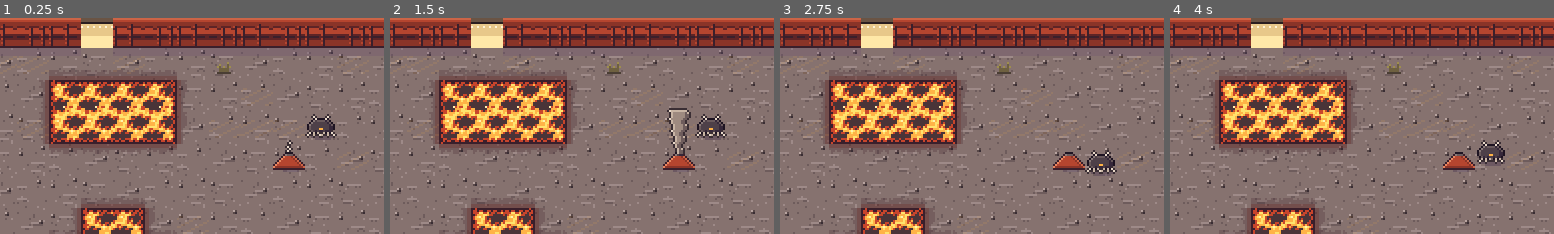
Above: before the commit, frames 1-4 (left to right).
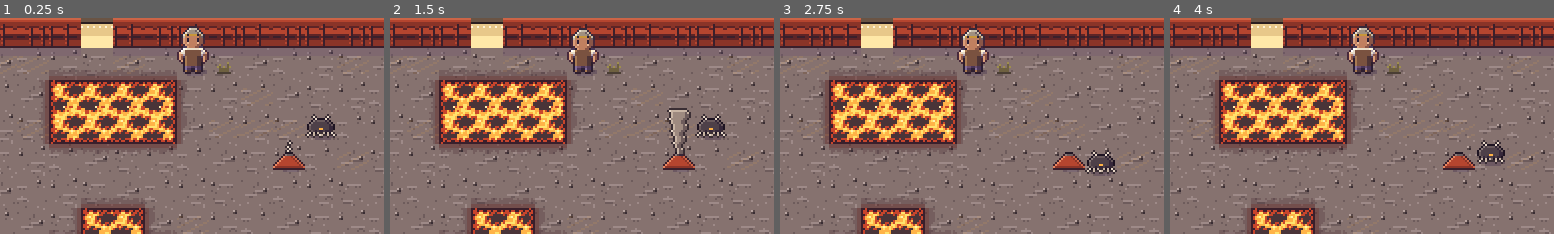
Above: after the commit, the same moments.

Repository: ashciraulo/Leviathan
Game: Godot game, scene res://rooms/room_10_-2.tscn
The game is run twice, just before and just after one commit, with the same random seed, the same clock (stepped at 60 frames per second) and the same inputs. This scene is started directly instead of the project's main scene.
Inputs (mouse positions are % of the whole screen's width and height, from its top left):
- Up to frame 1 (0.25 s): no input
- Up to frame 2 (1.5 s): tap Enter (ui_accept) at 0.5, 0.77, 1.07 s; move the mouse to (72, 45) at 0.52 s; hold D (move_right) 0.53-1.25 s; hold J (attack) 0.53-1.25 s; click (72, 45) at 0.67 s; drag from (30, 55) to (48, 33) at 1.27 s
- Up to frame 3 (2.75 s): move the mouse to (60, 28) at 2.02 s; hold D (move_right) from 2.03 s (still down); hold K (interact) from 2.03 s (still down)
- Up to frame 4 (4 s): release D (move_right) at 2.75 s; release K (interact) at 2.75 s; drag from (45, 70) to (77, 62) at 2.77 s; move the mouse to (80, 65) at 3.52 s; hold A (move_left) from 3.53 s (still down); hold I (item_2) from 3.53 s (still down); tap Enter (ui_accept) at 3.77 s
The pictures show only the part of the screen within x 35-85%, y 30-80%; the shares and areas given below are measured in that part.

The runs differ from the first frame. In frame 1, 1.4% of the frame differs, in the area x 46-55%, y 3-27%; in frame 2, 1.3%; in frame 3, 1.3%; in frame 4, 1.4%.

Commit message:
Agna Holt, the last bell-founder, outside the Kiln
- Grey bun, founder's goggles, leather apron; portrait to match.
- Stands at the Kiln's Mouth: tells Wren the Kiln cast all seven bells,
  then that the Choir means to melt the Ember Bell; after the bell she
  relights her forge and gives Wren the Brinesteel sword, once.

Co-Authored-By: Claude Opus 5.5 <noreply@anthropic.com>
Claude-Session: https://claude.ai/code/session_01UYEn5W5LpGkpUT361h8ASu

Diff:
--- a/locale/strings.csv
+++ b/locale/strings.csv
@@ -425,3 +425,15 @@
 NETTLE_BELL_2,Yes! I knew you saw.
 NETTLE_WAYSHELL_1,"Hessa gave you the old keepers' shell? Then you're a proper keeper now."
 NETTLE_WAYSHELL_2,"When you're old, I'll take over. That's the plan."
+NAME_AGNA,Agna Holt
+AGNA_1,"A keeper's cap. Haven't seen one of those up the pass in years."
+AGNA_2,"This is the Kiln. All seven bells were cast in there, from bronze and the Old One's shed scale."
+AGNA_3,"The Choir came singing up the pass and took it. I'm the last founder, and I'm not leaving."
+AGNA_AGAIN,"I'm not leaving, keeper. Someone has to remember how it's done."
+AGNA_KILN_1,"You've been inside. Then you've felt it. They've stoked it white-hot."
+AGNA_KILN_2,"They mean to melt the Ember Bell into something that wakes. Get it out of the crucible."
+AGNA_AFTER_1,You pulled the Ember Bell out of my crucible. Not one founder before me managed that.
+AGNA_AFTER_2,"My forge is lit again. Here. Brinesteel, from the same metal as the bells."
+NARRATE_GOT_BRINESTEEL,Wren got the Brinesteel sword.
+AGNA_AFTER_3,"It'll ring when it strikes true. Mind you listen for it."
+AGNA_SMITH,"The forge stays lit now. Come back if that blade ever dulls."
--- a/rooms/room_10_-2.tscn
+++ b/rooms/room_10_-2.tscn
@@ -13,7 +13,7 @@
 ########################
 ########################
 ###########D############
-.......................#
+..............6........#
 ..........~~~~.........#
 ..~~......~~~~....e....#
 #~~...y..........y.....#
--- a/scripts/art/art.gd
+++ b/scripts/art/art.gd
@@ -40,6 +40,7 @@
 const VILLAGER_CORRIN := preload("res://assets/sprites/villager_corrin.png")
 const VILLAGER_PELL := preload("res://assets/sprites/villager_pell.png")
 const VILLAGER_NETTLE := preload("res://assets/sprites/villager_nettle.png")
+const VILLAGER_AGNA := preload("res://assets/sprites/villager_agna.png")
 const VILLAGER_MARGA := preload("res://assets/sprites/villager_marga.png")
 const VILLAGER_DUNSTAN := preload("res://assets/sprites/villager_dunstan.png")
 const MANTLE := preload("res://assets/sprites/mantle.png")
@@ -50,6 +51,7 @@
 const PORTRAIT_CORRIN := preload("res://assets/portraits/corrin.png")
 const PORTRAIT_PELL := preload("res://assets/portraits/pell.png")
 const PORTRAIT_NETTLE := preload("res://assets/portraits/nettle.png")
+const PORTRAIT_AGNA := preload("res://assets/portraits/agna.png")
 const PORTRAIT_MARGA := preload("res://assets/portraits/marga.png")
 const PORTRAIT_DUNSTAN := preload("res://assets/portraits/dunstan.png")
 
--- a/scripts/dialogue/conversations.gd
+++ b/scripts/dialogue/conversations.gd
@@ -24,6 +24,7 @@
 	"corrin": ["NAME_CORRIN", Art.PORTRAIT_CORRIN],
 	"pell": ["NAME_PELL", Art.PORTRAIT_PELL],
 	"nettle": ["NAME_NETTLE", Art.PORTRAIT_NETTLE],
+	"agna": ["NAME_AGNA", Art.PORTRAIT_AGNA],
 	"marga": ["NAME_MARGA", Art.PORTRAIT_MARGA],
 	"dunstan": ["NAME_DUNSTAN", Art.PORTRAIT_DUNSTAN],
 }
@@ -62,6 +63,15 @@
 		{"if": ["nettle_learned"], "lines": ["NETTLE_AGAIN"]},
 		{"if": ["met_hessa"], "set": ["nettle_learned"], "lines": ["NETTLE_LEARN_1", "NETTLE_LEARN_2", ["", "NARRATE_WREN_LONG_GLOW"], "NETTLE_LEARN_3"]},
 		{"lines": ["NETTLE_1", "NETTLE_2"]},
+	],
+	# Agna Holt, the last founder, outside the Kiln. After the Ember Bell she
+	# lights her forge again and gives Wren a Brinesteel sword.
+	"agna": [
+		{"if": ["agna_gave_sword"], "lines": ["AGNA_SMITH"]},
+		{"if": ["tidebell_kiln"], "set": ["agna_gave_sword"], "give": {"brinesteel_sword": 1}, "lines": ["AGNA_AFTER_1", "AGNA_AFTER_2", ["", "NARRATE_GOT_BRINESTEEL"], "AGNA_AFTER_3"]},
+		{"if": ["entered_kiln"], "lines": ["AGNA_KILN_1", "AGNA_KILN_2"]},
+		{"if": ["met_agna"], "lines": ["AGNA_AGAIN"]},
+		{"set": ["met_agna"], "lines": ["AGNA_1", "AGNA_2", "AGNA_3"]},
 	],
 	"marga": [
 		{"if": ["marga_gave_jar"], "lines": ["MARGA_AFTER"]},
--- a/scripts/world/npc.gd
+++ b/scripts/world/npc.gd
@@ -12,6 +12,7 @@
 	"3": "marga",
 	"4": "dunstan",
 	"5": "nettle",
+	"6": "agna",
 }
 
 ## kind: sheet texture, frame count, the frame shown while Wren is near
@@ -24,6 +25,7 @@
 	"marga": {"texture": Art.VILLAGER_MARGA, "frames": 3, "near": 0, "talk": 2, "wander": 0.0},
 	"dunstan": {"texture": Art.VILLAGER_DUNSTAN, "frames": 3, "near": 0, "talk": 2, "wander": 0.0},
 	"nettle": {"texture": Art.VILLAGER_NETTLE, "frames": 3, "near": 0, "talk": 2, "wander": 0.0},
+	"agna": {"texture": Art.VILLAGER_AGNA, "frames": 3, "near": 0, "talk": 2, "wander": 0.0},
 }
 ## Sheet columns shared by everyone: idle, breathe, then talk/listen, and
 ## for walkers two walk frames.
--- a/tests/screenshots.gd
+++ b/tests/screenshots.gd
@@ -314,6 +314,16 @@
 	await _wait(1.5)
 	await _capture("37_nettle")
 	_finish_talk(pools)
+	# Agna Holt, the last founder, outside the Kiln.
+	GameState.set_checkpoint(Vector2i(10, -2), Vector2(14 * Room.TILE + 8, 6 * Room.TILE + 12))
+	SaveManager.save_game()
+	pools.respawn()
+	await _wait(2.4)
+	pools.player.facing = Vector2.UP
+	Conversations.talk("agna")
+	await _wait(1.5)
+	await _capture("38_agna")
+	_finish_talk(pools)
 
 	SaveManager.delete_save()
 	print("SCREENSHOTS DONE: " + _out_dir)
--- a/tests/smoke_test.gd
+++ b/tests/smoke_test.gd
@@ -1799,6 +1799,35 @@
 	game.queue_free()
 	await _wait(0.1)
 
+	# Agna Holt waits outside the Kiln, and forges Wren a sword after the Ember Bell.
+	GameState.reset_new_game()
+	GameState.set_checkpoint(Vector2i(10, -2), GameState.NO_POSITION)
+	game = (load("res://scenes/game.tscn") as PackedScene).instantiate()
+	add_child(game)
+	await _wait(0.4)
+	var agna: Npc = null
+	for child in game.current_room.get_children():
+		if child is Npc and child.kind == "agna":
+			agna = child
+	_check(agna != null, "Agna Holt stands at the Kiln's Mouth")
+	if agna:
+		var feet: float = agna.get_global_transform_with_canvas().origin.y
+		_check(feet + Room.TILE < DialogueBox.HIGHEST_POINT, "Agna and Wren stay clear of the dialogue box")
+	Conversations.talk("agna")
+	_finish_talk(game)
+	_check(GameState.has_flag("met_agna"), "Agna introduces the Kiln")
+	GameState.set_flag("entered_kiln")
+	_check(Conversations.branch_for("agna")["lines"][0] == "AGNA_KILN_1", "Agna knows Wren has been inside")
+	GameState.set_flag("tidebell_kiln")
+	Conversations.talk("agna")
+	_finish_talk(game)
+	_check(GameState.has_item("brinesteel_sword") and GameState.equipped.get("sword", "") == "brinesteel_sword", "Agna's Brinesteel sword is put on")
+	Conversations.talk("agna")
+	_finish_talk(game)
+	_check(Conversations.branch_for("agna")["lines"][0] == "AGNA_SMITH", "Agna only forges one sword")
+	game.queue_free()
+	await _wait(0.1)
+
 
 func _test_text_fit() -> void:
 	var canvas := Control.new()
Binary file added: assets/portraits/agna.png
Not shown, added: assets/portraits/agna.png.import
Binary file added: assets/sprites/villager_agna.png
Not shown, added: assets/sprites/villager_agna.png.import
